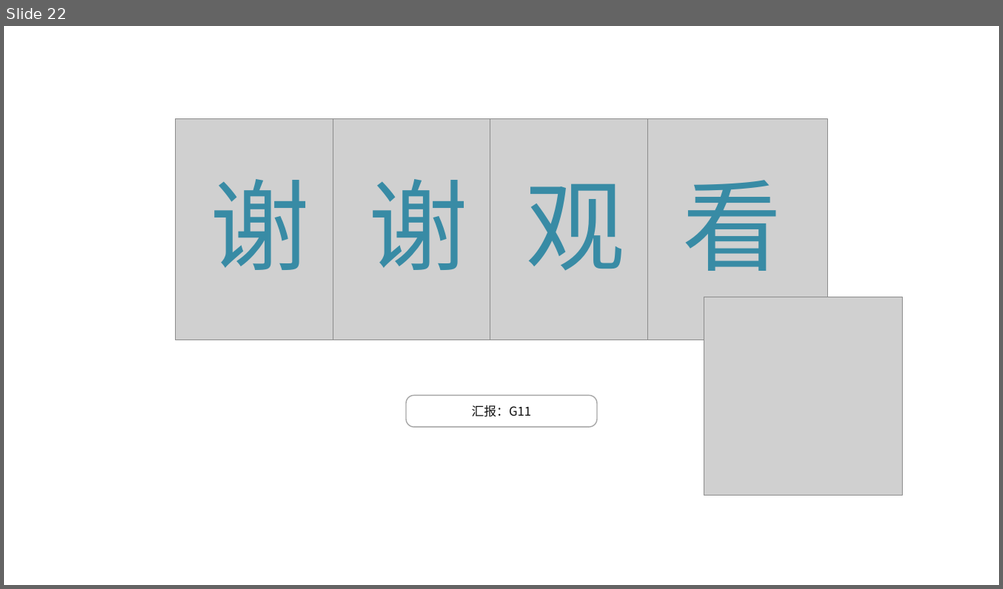
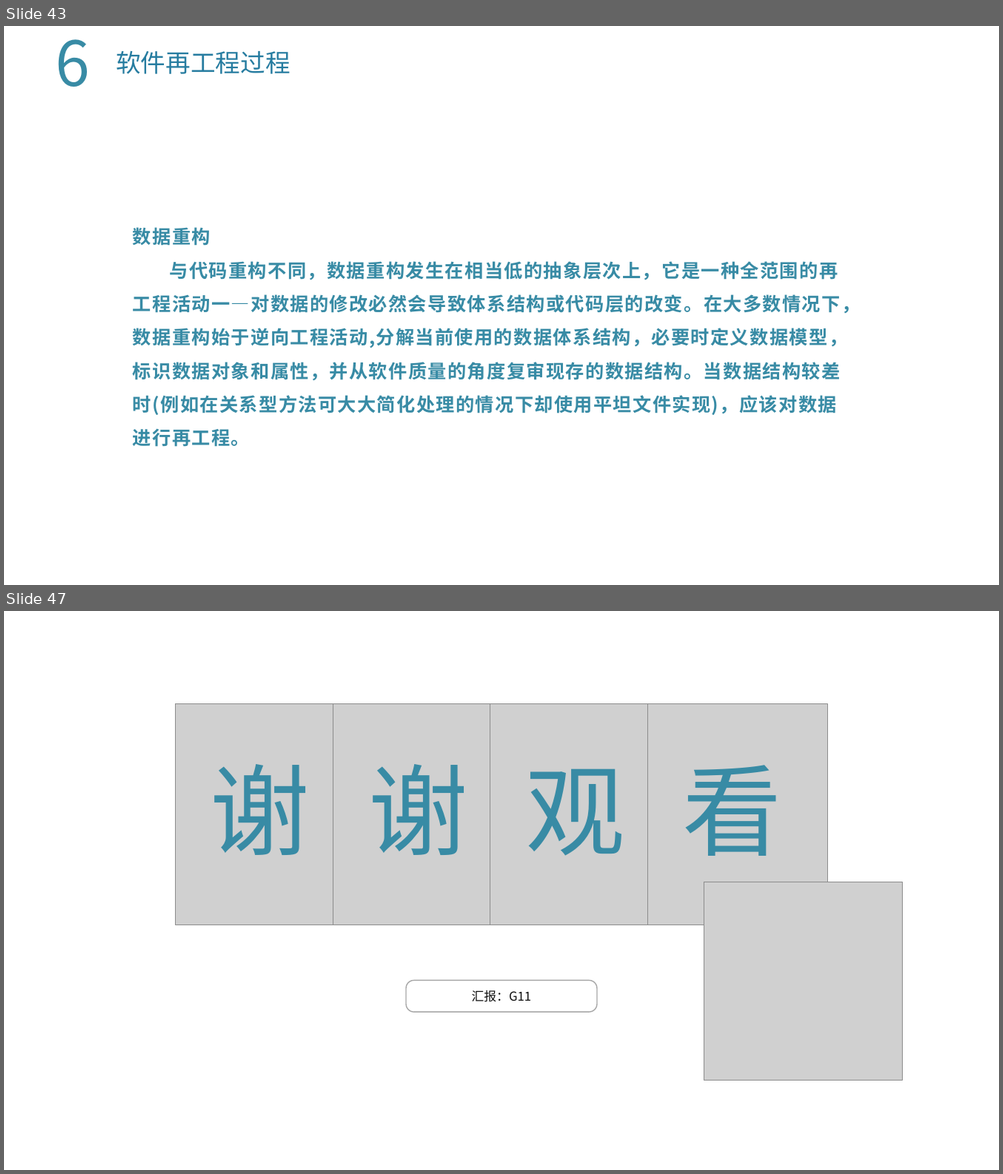
Before and after one commit to lenovo-wu/G11ZUCC, a slide deck: 翻转课堂2.pptx. Shown one above the other, each under a label of ours: slide 22 before the commit, slides 43 and 47 after it; the slides between them are not shown. The pictures are 1003x589 and 1003x1174 pixels, drawn with LibreOffice and Linux fonts; fonts in the diff are those of the drawing; grey boxes stand for pictures; background and template pictures are left out. Boxes give left, top, right and bottom in pixels: in the first picture for what was removed or moved away, otherwise in the second. Text is boxed around its words. In the diff, an @@ line names an element or a change of style, - is before the commit and + after.

```diff
--- a/翻转课堂2.pptx
+++ b/翻转课堂2.pptx
@@ slide 43 added at (4, 26, 999, 585), background picture (left out) @@
@@ text added at (55, 39, 90, 87), 60 pt, text #388BA5 @@
+6
@@ text added at (116, 51, 290, 74), 24 pt, text #267CA0 @@
+软件再工程过程
@@ text added at (133, 227, 859, 447), 18 pt, text #388BA5, bold @@
+数据重构
+与代码重构不同，数据重构发生在相当低的抽象层次上，它是一种全范围的再工程活动一—对数据的修改必然会导致体系结构或代码层的改变。在大多数情况下，数据重构始于逆向工程活动,分解当前使用的数据体系结构，必要时定义数据模型，标识数据对象和属性，并从软件质量的角度复审现存的数据结构。当数据结构较差时(例如在关系型方法可大大简化处理的情况下却使用平坦文件实现)，应该对数据进行再工程。
@@ what was slide 22 is now slide 47 @@
```
Also in this commit, not shown: 20 slides changed, 24 other slides added.
